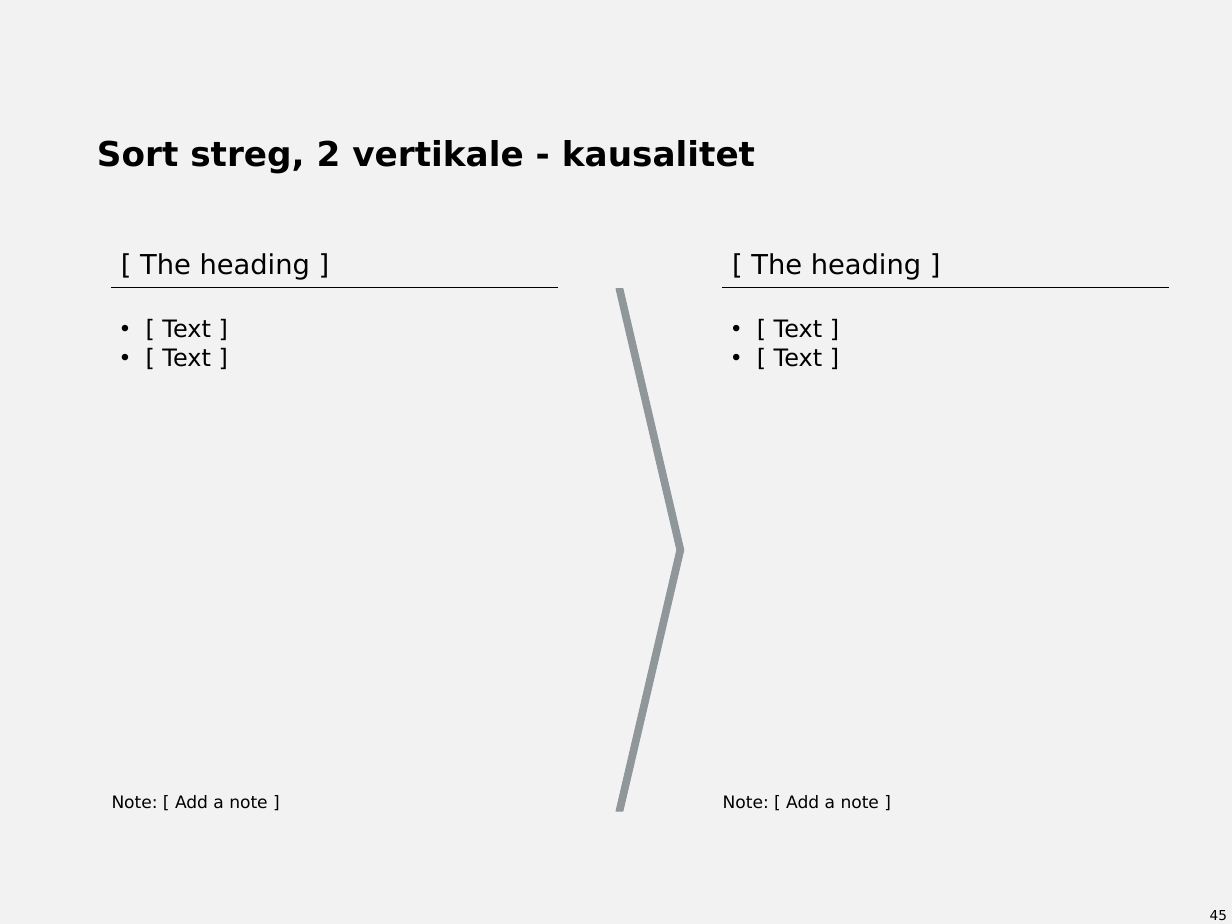
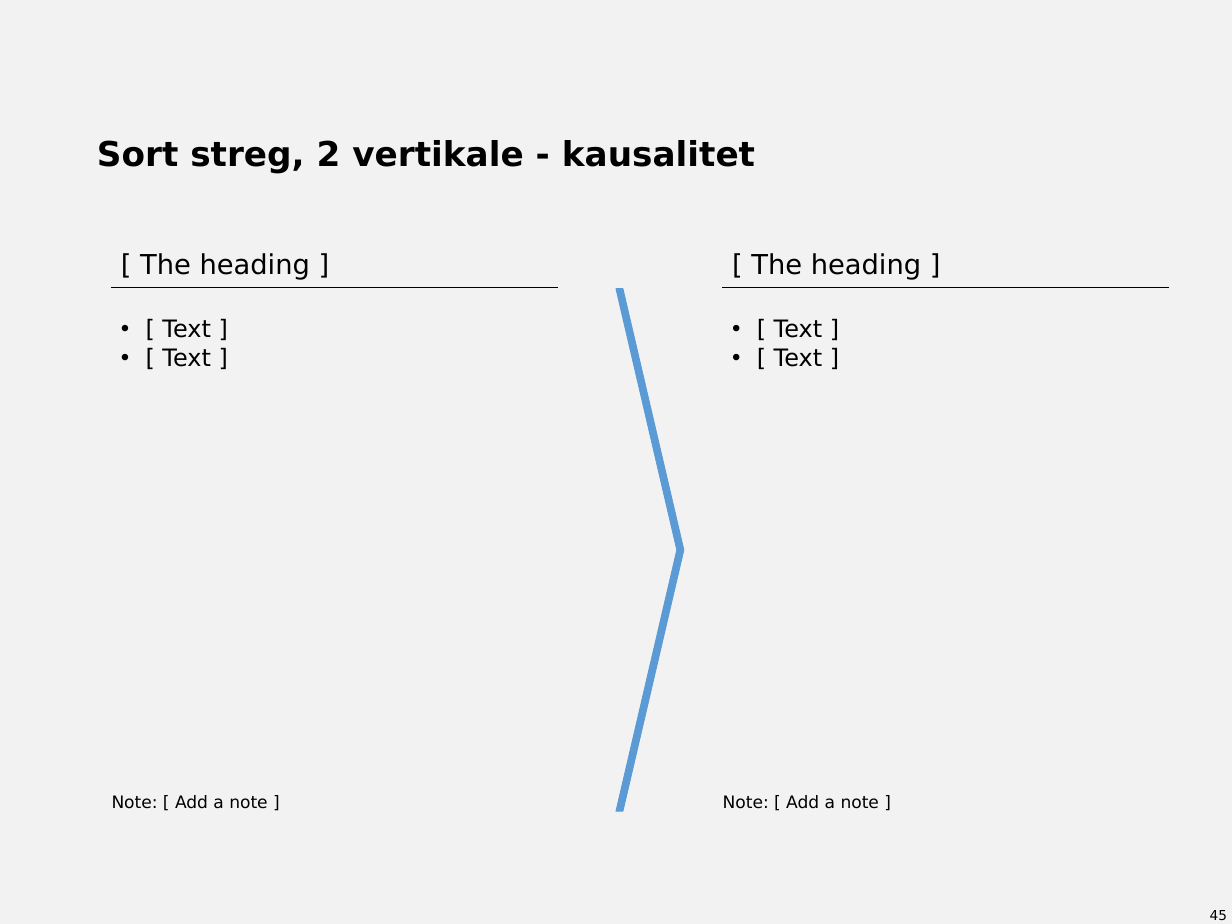
Before and after one commit to dannbleeker/SSF-Slide-Elements, a slide deck: slide 45 of template/library-4x3.pptx. Drawn at 1232x924 pixels with LibreOffice and Linux fonts; fonts in the diff are those of the drawing. Boxes give left, top, right and bottom in pixels: in the first picture for what was removed or moved away, otherwise in the second. Text is boxed around its words. In the diff, an @@ line names an element or a change of style, - is before the commit and + after.

```diff
--- a/template/library-4x3.pptx
+++ b/template/library-4x3.pptx
@@ chevron at <box>616,288,684,811</box>: fill #90979B to #5B9BD5; outline #90979B 0.5 pt to #5B9BD5 0.5 pt @@
```
Also in this commit, not shown: 25 other slides changed, 13 other files.
